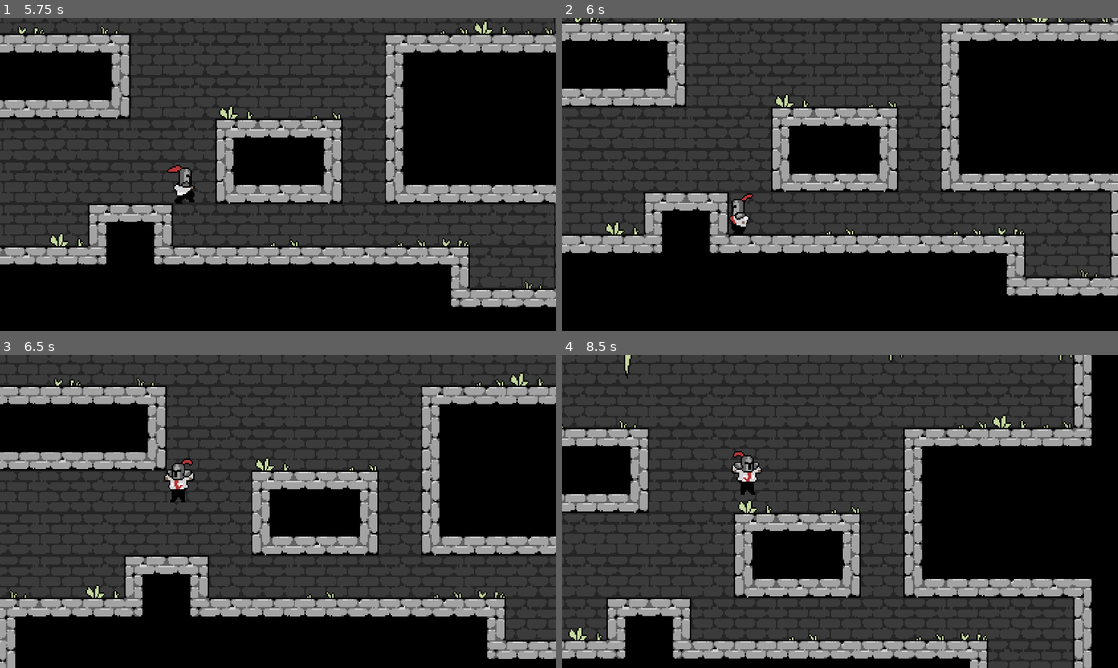
Above: before the commit, frames 1-4 (two rows, left to right).
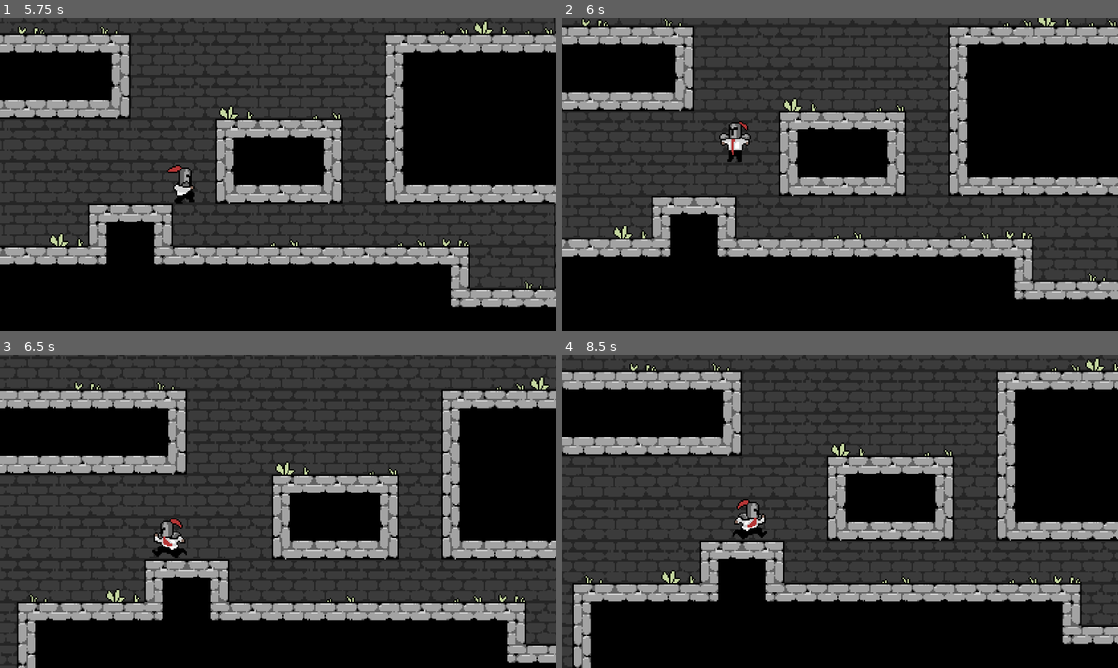
Above: after the commit, the same moments.

Repository: joshuatehrlich/overtime-knight
Game: Godot game, scene res://scenes/main.tscn
Two runs of this game, one before a commit and one after it. Both use one fixed random seed, a clock stepped at 60 frames per second and the inputs below.
Inputs:
- Up to frame 1 (5.75 s): hold D (right) 0.53-2.03 s; tap Space (jump) at 0.6, 0.77, 1.07, 1.35, 1.52, 1.82, 2.1, 2.85, 3.02, 3.32, 3.6, 3.77, 4.07, 4.35, 4.52, 4.82, 5.1 s; hold A (left) 2.03-2.78 s; hold D (right) 2.78-4.28 s; hold A (left) 4.28-5.03 s; hold D (right) from 5.03 s (still down)
- Up to frame 2 (6 s): release D (right) at 5.78 s; hold A (left) from 5.78 s (still down); tap Space (jump) at 5.85 s
- Up to frame 3 (6.5 s): keep holding A (left); tap Space (jump) at 6.02, 6.32 s
- Up to frame 4 (8.5 s): tap Space (jump) at 6.6, 6.77, 7.07, 7.35, 7.52, 7.82, 8.1 s; release A (left) at 7.28 s; hold D (right) from 7.28 s (still down)

Frame 1 is identical in both runs. In frame 2, 19% of the frame differs, in the area x 0-100%, y 0-90%; in frame 3, 24%; in frame 4, 59%, in the area x 0-100%, y 0-100%.

Commit message:
implement coyote jump implementation courtesy of https://www.youtube.com/watch?v=bJOpkFIEwCA

Diff:
--- a/scenes/player.tscn
+++ b/scenes/player.tscn
@@ -174,4 +174,8 @@
 wait_time = 0.3
 one_shot = true
 
+[node name="CoyoteTimer" type="Timer" parent="."]
+wait_time = 0.15
+one_shot = true
+
 [connection signal="timeout" from="JumpUpTimer" to="." method="jump_up_timer_timeout"]
--- a/scripts/player.gd
+++ b/scripts/player.gd
@@ -7,6 +7,7 @@
 @onready var sprite_2d : Sprite2D = $Sprite2D
 @onready var jump_up_timer = $JumpUpTimer
 @onready var jump_float_timer = $JumpFloatTimer
+@onready var coyote_timer = $CoyoteTimer
 
 # Get the gravity from the project settings to be synced with RigidBody nodes.
 var gravity = ProjectSettings.get_setting("physics/2d/default_gravity")
@@ -15,6 +16,8 @@
 var jump_height = 75
 var jump_up_time =  0.3 #jump_up_timer.wait_time
 var jump_fall_time = 0.2
+
+var jump_ct = 0
 
 @onready var jump_velocity : float = ((2.0 * jump_height) / jump_up_time) * -1.0
 @onready var jump_gravity : float = ((-2.0 * jump_height) / (jump_up_time * jump_up_time)) * -1.0
@@ -25,8 +28,6 @@
 	handle_animation()
 
 func handle_movement(delta):
-	print(jump_float_timer.is_stopped())
-
 	# Apply gravity
 	if velocity.y < 0.0:
 		velocity.y += jump_gravity * delta
@@ -34,7 +35,9 @@
 		velocity.y += fall_gravity * delta
 
 	# Handle Jump.
-	if Input.is_action_just_pressed("jump") and is_on_floor():
+	if Input.is_action_just_pressed("jump") and (is_on_floor() or not coyote_timer.is_stopped()):
+		jump_ct += 1
+		print(jump_ct)
 		velocity.y = jump_velocity
 		jump_up_timer.start()
 
@@ -46,7 +49,13 @@
 	else:
 		velocity.x = move_toward(velocity.x, 0, SPEED)
 
+	var was_on_floor = is_on_floor()
+
 	move_and_slide()
+
+	# if the player leaves the ground in this instance not by jumping
+	if was_on_floor and not is_on_floor() and not Input.is_action_just_pressed("jump"):
+		coyote_timer.start()
 
 func handle_animation():
 	# Determine input direction
